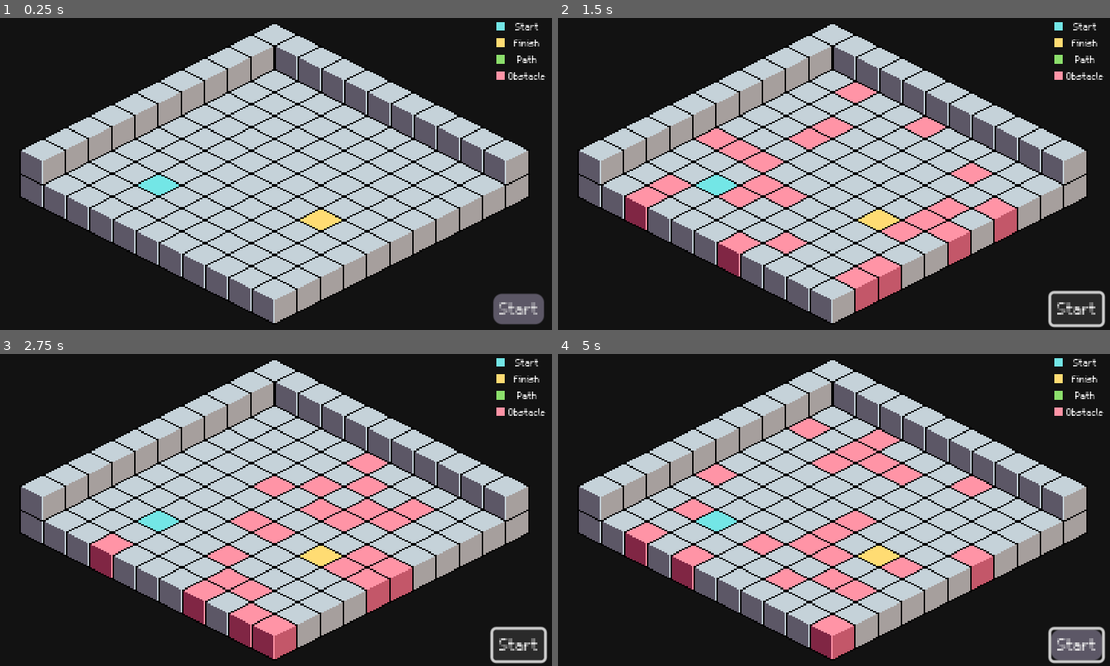
Above: before the commit, frames 1-4 (two rows, left to right).
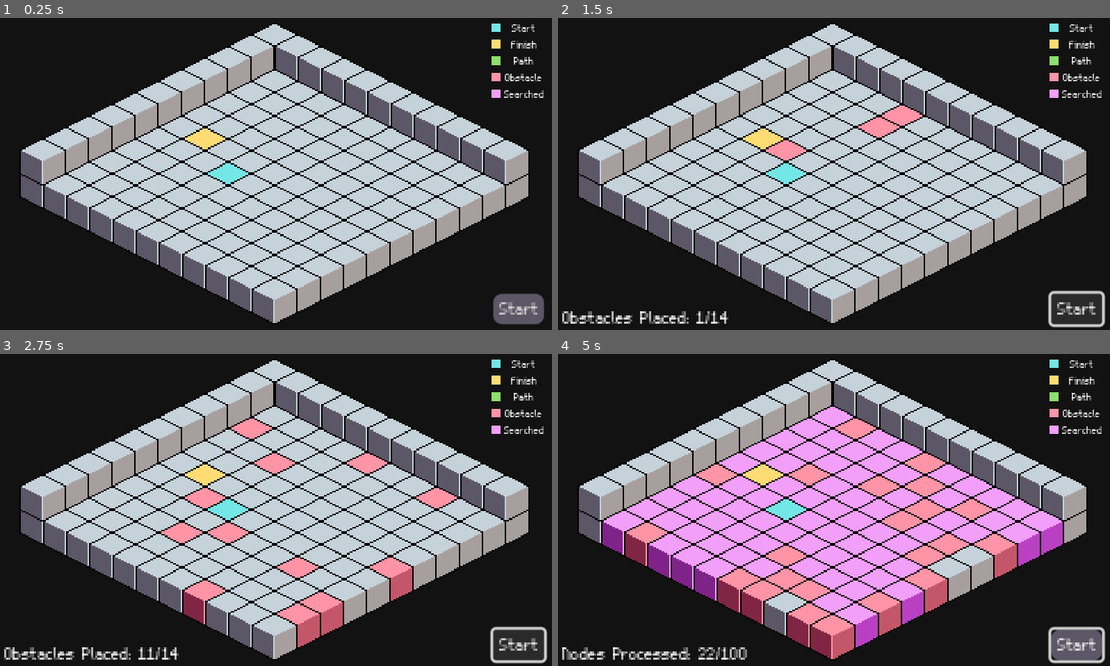
Above: after the commit, the same moments.

Repository: COMP359/Godot-Grassfire-Simulator
Game: Godot game, scene res://scenes/main.tscn
Same seed, same stepped clock (60 frames per second), same inputs: the game is played once before the commit and once after it.
Inputs (mouse positions are in pixels of both pictures, inside the frame that each line leads up to):
- Up to frame 1 (0.25 s): no input
- Up to frame 2 (1.5 s): click "Start" at 0.5 s; click "Start" at 1.25 s
- Up to frame 3 (2.75 s): click "Start" at 2 s
- Up to frame 4 (5 s): tap Enter at 2.75 s; move the mouse to (955, 494) at 2.77 s; hold Shift 2.78-3.5 s; click (955, 494) at 2.92 s; drag from (723, 525) to (806, 572) at 3.52 s; move the mouse to (889, 441) at 4.27 s; tap Ctrl at 4.35 s; click (889, 441) at 4.42 s

The runs differ from the first frame. In frame 1, 1.9% of the frame differs, in the area x 13-99%, y 1-92%; in frame 2, 11%; in frame 3, 12%; in frame 4, 31%, in the area x 0-99%, y 1-98%.

Commit message:
Added Unit Testing Framework, Prototype Grassfire Algo and Search Nodes (#2)
* Starting Grid Logic Code

* Added Export Vars

* Obstacles placement working

* Moved Obstacle down to ground layer

* Added GUT Addon

* Added Sample Test Case

* Added Sound Effect

* Added Search Sound and Counter Label

* Cleaned up Grassfire Algo

Removed all the different direction conditionals and just put them into a list and added them to the current nodes cords

Diff:
--- a/project.godot
+++ b/project.godot
@@ -20,6 +20,10 @@
 window/size/window_width_override=1280
 window/size/window_height_override=720
 window/stretch/mode="canvas_items"
+
+[editor_plugins]
+
+enabled=PackedStringArray("res://addons/gut/plugin.cfg")
 
 [importer_defaults]
 
--- /dev/null
+++ b/scenes/gut_test.tscn
@@ -0,0 +1,6 @@
+[gd_scene load_steps=2 format=3 uid="uid://bpu5kxjnsvi2u"]
+
+[ext_resource type="Script" path="res://addons/gut/test.gd" id="1_crqsw"]
+
+[node name="GutTest" type="Node"]
+script = ExtResource("1_crqsw")
--- a/scenes/main.gd
+++ b/scenes/main.gd
@@ -1,11 +1,15 @@
 extends Node2D
 
-@onready var tilemap = $grid
+@onready var tilemap = $tilemap
+@onready var obstacle_sound = $obstacle_sound
+@onready var search_sound = $search_sound
+@onready var label = $label
 
 var grid = []
 var grid_width = 10
 var grid_height = 10
-var obstacle_coords = []
+var grassfire_search = []
+var searched_nodes = []
 
 @export_range(0, 9) var start_position_x = 0
 @export_range(-9, 0) var start_position_y = 0
@@ -18,6 +22,7 @@
 var path_cube = Vector2i(2,0)
 var start_cube = Vector2i(3,0)
 var finish_cube = Vector2i(4,0)
+var search_cube = Vector2i(5,0)
 
 func _ready():
 	initialize_grid()
@@ -41,6 +46,7 @@
 func _on_start_pressed():
 	clear_grid()
 	create_obstacles()
+	grassfire_search_algo()
 
 func create_obstacles():
 	var numberOfObstacles = int(percentage_obstacles + 0.5)
@@ -53,11 +59,56 @@
 		if grid[randomX][randomY] == 0:
 			grid[randomX][randomY] = -3
 			tilemap.set_cell(0, Vector2i(randomX, randomY), 0, obstacle_cube)
-			obstacle_coords.append(Vector2i(randomX, randomY))
+			var timeout = max(0.05, 0.15 - (0.10 * obstaclesPlaced / numberOfObstacles))  # Decrease timeout as more obstacles are placed
+			await get_tree().create_timer(timeout).timeout
+			obstacle_sound.play()
 			obstaclesPlaced += 1
+			label.text = "Obstacles Placed: " + str(obstaclesPlaced) + "/" + str(numberOfObstacles)
 
 func clear_grid():
-	for coord in obstacle_coords:
-		grid[coord.x][coord.y] = 0
-		tilemap.set_cell(0, coord, 0, empty_cube)
-	obstacle_coords.clear()
+	for i in grid_width:
+		for j in grid_height:
+			grid[i][j] = 0
+
+	for i in range(10):
+		for j in range(-9, 1):
+			tilemap.set_cell(0, Vector2i(i, j), 0, empty_cube)
+
+	grid[start_position_x][start_position_y] = -1
+	grid[finish_position_x][finish_position_y] = -2
+	tilemap.set_cell(0, Vector2i(start_position_x, start_position_y), 0, start_cube)
+	tilemap.set_cell(0, Vector2i(finish_position_x, finish_position_y), 0, finish_cube)
+
+func is_valid(x, y):
+	return 0 <= x and x <= 9 and -9 <= y and y <= 0 and grid[x][y] == 0
+
+func grassfire_search_algo():
+	var numberOfObstacles = int(percentage_obstacles + 0.5)
+	await get_tree().create_timer((numberOfObstacles / 2.0 * (0.15 + 0.05)) + 1).timeout # wait for obstacles to be created
+	grassfire_search.append(Vector2i(start_position_x, start_position_y))
+
+	searched_nodes = []
+	var totalNodes = grid_width * grid_height
+	var nodesProcessed = 0
+
+	var directions = [Vector2i(1, 0), Vector2i(0, -1), Vector2i(0, 1), Vector2i(-1, 0)]
+
+	while grassfire_search.size() > 0:
+		var current_node = grassfire_search.pop_front()
+		var next_current_value = grid[current_node.x][current_node.y] + 1
+
+		for direction in directions:
+			var new_node = current_node + direction
+			if is_valid(new_node.x, new_node.y):
+				grid[new_node.x][new_node.y] = next_current_value
+				grassfire_search.push_back(new_node)
+				tilemap.set_cell(0, new_node, 0, search_cube)
+				add_to_set(new_node)
+
+		await get_tree().create_timer(0.04).timeout
+		search_sound.play()
+		label.text = "Nodes Processed: " + str(searched_nodes.size()) + "/" + str(totalNodes)
+
+func add_to_set(element):
+	if element not in searched_nodes:
+		searched_nodes.append(element)
--- a/scenes/main.tscn
+++ b/scenes/main.tscn
@@ -1,8 +1,10 @@
-[gd_scene load_steps=13 format=3 uid="uid://ddshxn7jla8lo"]
+[gd_scene load_steps=15 format=3 uid="uid://ddshxn7jla8lo"]
 
 [ext_resource type="Texture2D" uid="uid://pux2nnjdchwf" path="res://assets/tileset.png" id="1_6ojrb"]
 [ext_resource type="Script" path="res://scenes/main.gd" id="1_joo28"]
 [ext_resource type="FontFile" uid="uid://ho7w3ueb5kb6" path="res://assets/m5x7.ttf" id="2_pc42s"]
+[ext_resource type="AudioStream" uid="uid://7otpnu8r48g0" path="res://assets/obstacle_sound.mp3" id="4_yry4k"]
+[ext_resource type="AudioStream" uid="uid://vxdd0fqxqxap" path="res://assets/search_sound.mp3" id="5_xa0j6"]
 
 [sub_resource type="TileSetAtlasSource" id="TileSetAtlasSource_4kste"]
 texture = ExtResource("1_6ojrb")
@@ -21,6 +23,8 @@
 3:1/0 = 0
 4:0/0 = 0
 4:0/0/texture_origin = Vector2i(0, -8)
+5:0/0 = 0
+5:0/0/texture_origin = Vector2i(0, -8)
 
 [sub_resource type="TileSet" id="TileSet_8sr3s"]
 tile_shape = 1
@@ -58,13 +62,13 @@
 
 [node name="main" type="Node2D"]
 script = ExtResource("1_joo28")
-start_position_x = 2
-start_position_y = -2
-finish_position_x = 7
-finish_position_y = -4
-percentage_obstacles = 21.5
+start_position_x = 3
+start_position_y = -4
+finish_position_x = 1
+finish_position_y = -5
+percentage_obstacles = 14.0
 
-[node name="grid" type="TileMap" parent="."]
+[node name="tilemap" type="TileMap" parent="."]
 y_sort_enabled = true
 position = Vector2(32, 108)
 tile_set = SubResource("TileSet_8sr3s")
@@ -84,10 +88,10 @@
 anchor_top = 0.5
 anchor_right = 1.0
 anchor_bottom = 0.5
-offset_left = 345.0
-offset_top = 6.0
+offset_left = 342.0
+offset_top = 8.0
 offset_right = 402.0
-offset_bottom = 70.0
+offset_bottom = 89.0
 grow_horizontal = 0
 grow_vertical = 2
 scale = Vector2(0.6, 0.6)
@@ -148,6 +152,19 @@
 text = "Obstacle"
 label_settings = SubResource("LabelSettings_s0btu")
 
+[node name="ColorRect5" type="ColorRect" parent="legend"]
+custom_minimum_size = Vector2(10, 10)
+layout_mode = 2
+size_flags_horizontal = 4
+size_flags_vertical = 4
+color = Color(0.94902, 0.623529, 0.976471, 1)
+
+[node name="Label5" type="Label" parent="legend"]
+layout_mode = 2
+size_flags_horizontal = 4
+text = "Searched"
+label_settings = SubResource("LabelSettings_s0btu")
+
 [node name="start" type="Button" parent="."]
 offset_left = 343.0
 offset_top = 191.0
@@ -159,16 +176,20 @@
 text = "Start"
 
 [node name="label" type="Label" parent="."]
-visible = false
-offset_left = 2.0
-offset_top = 2.0
-offset_right = 137.0
-offset_bottom = 25.0
-text = "Godot Grassfire Simulator"
+offset_left = 5.0
+offset_top = 200.0
+offset_right = 140.0
+offset_bottom = 223.0
 label_settings = SubResource("LabelSettings_385mf")
 
 [node name="camera" type="Camera2D" parent="."]
 position = Vector2(192, 108)
 zoom = Vector2(3, 3)
 
+[node name="obstacle_sound" type="AudioStreamPlayer2D" parent="."]
+stream = ExtResource("4_yry4k")
+
+[node name="search_sound" type="AudioStreamPlayer2D" parent="."]
+stream = ExtResource("5_xa0j6")
+
 [connection signal="pressed" from="start" to="." method="_on_start_pressed"]
--- /dev/null
+++ b/tests/test_grid.gd
@@ -0,0 +1,13 @@
+extends GutTest
+const Main = preload("res://scenes/main.gd")
+var _main = null;
+
+func before_each():
+	_main = Main.new();
+
+func after_each():
+	_main.free();
+
+func test_check_valid_grid_dimension():
+	assert_eq(_main.grid_height, 10);
+	assert_eq(_main.grid_width, 10);
Not shown, added: .gut_editor_config.json
Not shown, added: .gut_editor_shortcuts.cfg
Not shown, added: addons/gut/GutScene.gd
Not shown, added: addons/gut/GutScene.tscn
Not shown, added: addons/gut/UserFileViewer.gd
Not shown, added: addons/gut/UserFileViewer.tscn
Not shown, added: addons/gut/autofree.gd
Not shown, added: addons/gut/awaiter.gd
Not shown, added: addons/gut/collected_script.gd
Not shown, added: addons/gut/collected_test.gd
Not shown, added: addons/gut/comparator.gd
Not shown, added: addons/gut/compare_result.gd
(and 91 more such lines)
